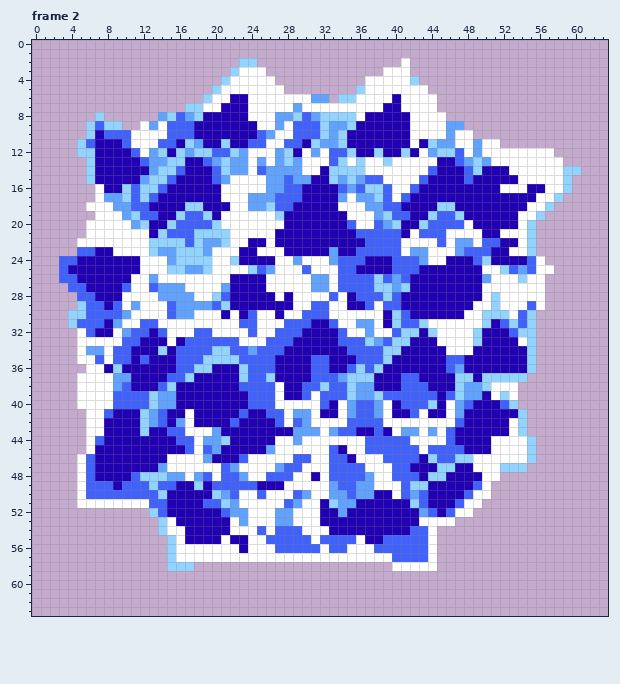
File history of a pixel-art file, Assets/Sprites/ArkaniumDeposit.ase. Above: the version before the commit.
64x64 pixels, 2 frames. Shown: frame 2. The commit also changed other frames, which this record leaves out.
After the commit:
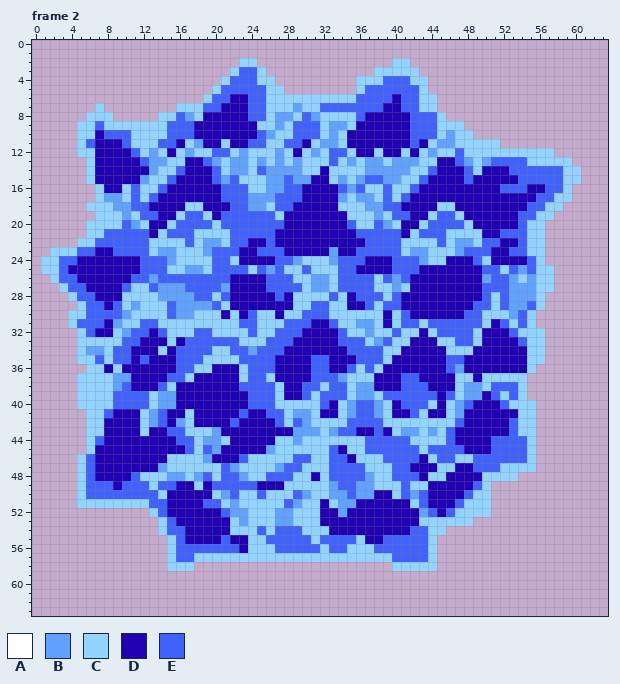
Palette (. is transparent): A #ffffff  B #61a2ff  C #92d3ff  D #2000b2  E #4161fb
From old to new:
Changed rows in their new state; - is an unchanged pixel.
Frame 2:
first column x 1:
 2 ---------------------------------------CC-------------------
 3 ----------------------EEC------------CCCCC------------------
 4 ---------------------EEECC---------CCCEEE-C-----------------
 5 --------------------EEEEECC---------EEEEEEC-----------------
 6 -------------------EE--EECCCCCCCC--EEEE-EECC----------------
 7 ------C--------C--EE---EECCC-CCEEEEEEE--EECC----------------
 8 -----C-C-----C---------EEC---------E-----EEEC---------------
 9 ----C----CCCCC----------CC-C-------------EEECCC-------------
10 ----C-----CCCC------------CC-------------EEEC-CC------------
11 ----------CCC------------CC--------------E----CCCCC---------
12 -----------C-----------CCC---C-C----------C----CCCCCCCCCC---
13 -----------------------C-C---CCC--B-BB-BBBCC------EEEECCCCC-
14 -----------------------C-----CC-----BBBBBCC---------EEEEEE--
15 ---------------------ECCC-------------BBCC-----------EEEEE-C
16 ------C-------------EEECC--------------CC----------EEE--EE--
17 ------C-------------EEE-----------C----C---------------EE-C-
18 -----CCC-------------EE----------CCC------------------EE-C--
19 ------CCC-----------EEEEEE--------CCC----------------EE-C---
20 -----CCCCE----------EEEEEEE--------CC----------C-----E-C----
21 -----CCEEEEE---------EEEEE---------------C---CCCC--EEE-C----
22 ----CCEEEEEE---------EE--E--------------CCCC-C--C----E-C----
23 -CCC----EEEE-------EEE--EEE-------------C--CCC------EE-C----
24 CC---------EEE-----EE-----EE-CCC-----------CC----------C----
25 CC---------EEE-----EEEE---ECC-CCC----------------EE----CC---
26 -C--------EE-EEEEEEEE----EEECC--C-----------------EEB-BCC---
27 --C-------CC----EEEE-----EEEEC--C----------------EEEBBBCC---
28 ---C-----CCCC----EE-------E-CCCC-C---------------E-EBBBC----
29 ---------C-CCC--------------CC--CC---C----------EE-EBB-C----
30 ----------CCCC---CCC-C--CC-CC---CCCCCC---------EE---B-------
31 ---------CC--CCCCCCCCC--CCC------CC--C-----EEEEEE-----------
32 ----C---C-----CCC--CCCC-CC--------CC-CC-----EEEE-------C----
33 ----CCCCC-----C-------CCC-------------------CCEE-----E-C----
34 ----C--C-------------------------------------CCC-------C----
35 ----CC-C-----------------------------------------------C----
36 -----CC-----------------------------------------------------
37 ----CCCC----------------------------------------------------
38 ----CCCC------------------C-----------------------EEEC------
39 ----CCCC------------------C---C-------------------E-EC------
40 ----CCCC------------------CCCCC--C----C------C-------CC-----
41 -----CC---------C----------C--C--C----C---C--C--------C-----
42 -----CC---------C----------C--CCCC----CCCCCCCC------E-C-----
43 -----CC---------CCC------------C-------C--C-C-------E-C-----
44 -----C-----------C--------CC-CCCCCCC-----CCCC-----EEEE------
45 -----C-----------C--------CCCCCC--CC------C-------EEEE------
46 ----C---------CCCC-----CCCCC--CC---CCC----------EEEEEE------
47 ----C---------CCCCCC--CCCC---CCC----CCC---------EEE---C-----
48 ----C-----------C--C---CC---CC-C-----CC----------CCCC-------
49 ----C----------------------CCCCC-----CCC---------C----------
50 ----C-----------------CC-CCC--CC-------C--------CC----------
51 ----CCCCCCCC----------CCCCC--CC----------------CCC----------
52 -----------------------CCC--CCC---------------CCCC----------
53 --------------E------C-CCC--CCC-----------CCCCCC------------
54 --------------EE-----CCC-C---CCC-----------CC---------------
55 ---------------E----E--CC-----C----C-------C----------------
56 ---------------EEEEEEE-CCC-----C--CCC------C----------------
57 ---------------EECCCCCCCCCCCCCCCCCCCCCC----C----------------
58 ---------------------------------------CCCCC----------------
Where, in picture pixels (left, top, right, bottom), the same in both pictures:
changed: (41, 58, 581, 571)
